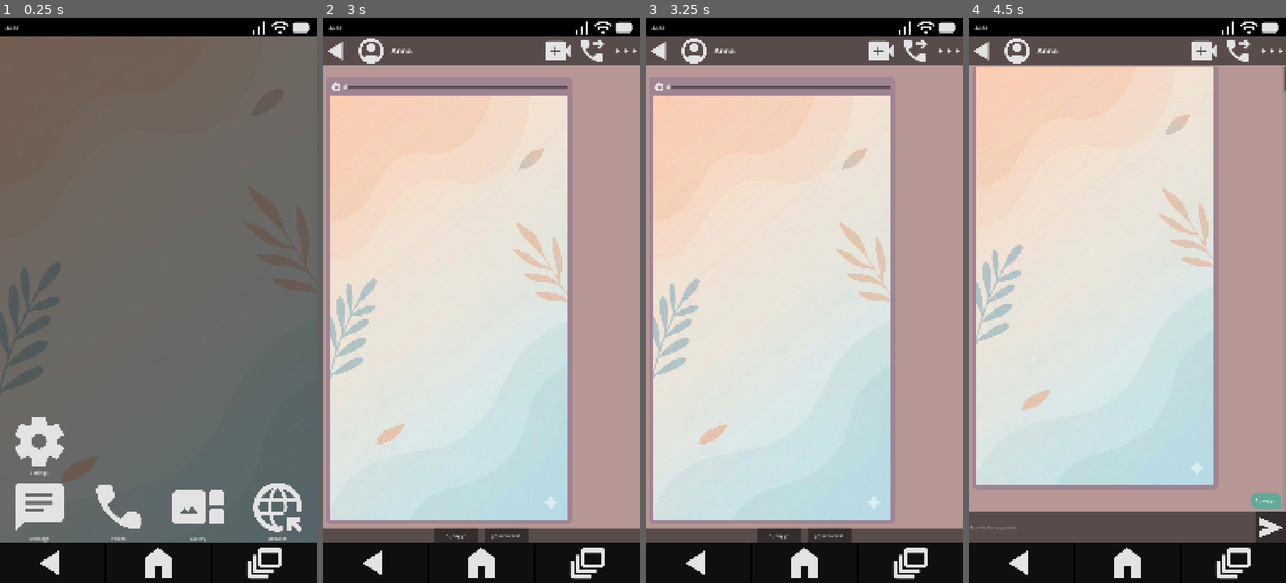
Above: before the commit, frames 1-4 (left to right).
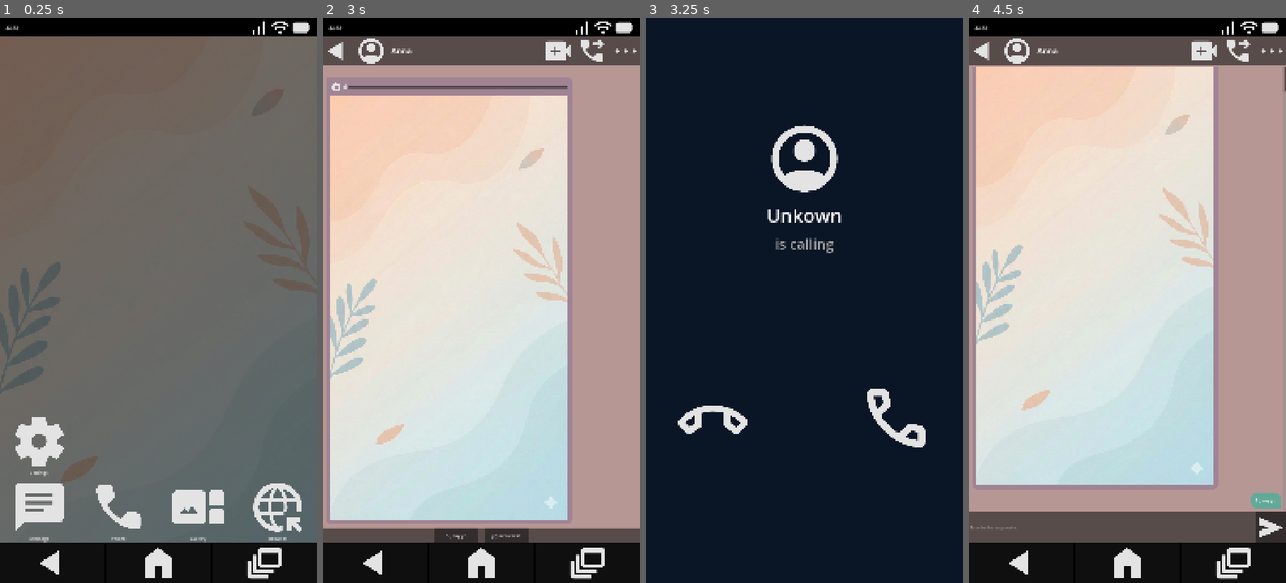
Above: after the commit, the same moments.

Repository: AlfredoCamarena/GD-Phone
Game: Godot game, scene res://_System/Main/main.tscn
Same seed, same stepped clock (60 frames per second), same inputs: the game is played once before the commit and once after it. Sound files missing from this copy of the repository are replaced by a short silence.
Inputs (mouse positions are in pixels of both pictures, inside the frame that each line leads up to):
- Up to frame 1 (0.25 s): no input
- Up to frame 2 (3 s): click "Message" at 0.5 s; click (481, 74) at 1.25 s; click (335, 85) at 2 s; click (335, 85) at 2.75 s
- Up to frame 3 (3.25 s): no input
- Up to frame 4 (4.5 s): click (1035, 419) at 3.52 s; click "Sí, soy yo" at 4.25 s

Frames 1-2 are identical in both runs. In frame 3, 93% of the frame differs, in the area x 0-100%, y 0-100%; in frame 4, nothing differs.

Commit message:
Add incoming call overlay

Diff:
--- a/Apps/0_Home/home_app.tscn
+++ b/Apps/0_Home/home_app.tscn
@@ -1,12 +1,12 @@
 [gd_scene load_steps=9 format=3 uid="uid://dxh4bc7d5x1sv"]
 
 [ext_resource type="PackedScene" uid="uid://cudkmk2hvfj57" path="res://Apps/0_Home/AppIcon/app_icon.tscn" id="1_23q5x"]
-[ext_resource type="Texture2D" uid="uid://mxrcjhfkf1o7" path="res://_Assets/App Icons 256x265/message_app_icon.png" id="2_4h0ds"]
-[ext_resource type="Texture2D" uid="uid://cmc8b48g7y2p" path="res://_Assets/App Icons 256x265/phone_app_icon.png" id="3_dqfns"]
-[ext_resource type="Texture2D" uid="uid://bsl4l0x2dt81i" path="res://_Assets/App Icons 256x265/gallery_app_icon.png" id="4_4j4ky"]
+[ext_resource type="Texture2D" uid="uid://mxrcjhfkf1o7" path="res://_Assets/Image/App Icons 256x265/message_app_icon.png" id="2_4h0ds"]
+[ext_resource type="Texture2D" uid="uid://cmc8b48g7y2p" path="res://_Assets/Image/App Icons 256x265/phone_app_icon.png" id="3_dqfns"]
+[ext_resource type="Texture2D" uid="uid://bsl4l0x2dt81i" path="res://_Assets/Image/App Icons 256x265/gallery_app_icon.png" id="4_4j4ky"]
 [ext_resource type="PackedScene" uid="uid://mfr371hjogct" path="res://Apps/1_Chat/chat_app.tscn" id="4_6o7eo"]
-[ext_resource type="Texture2D" uid="uid://c3ljkvgrcrrdr" path="res://_Assets/App Icons 256x265/browser_app_icon.png" id="5_pb8ib"]
-[ext_resource type="Texture2D" uid="uid://b6p0abcgr5qtw" path="res://_Assets/App Icons 256x265/settings_app_icon.png" id="6_iyp04"]
+[ext_resource type="Texture2D" uid="uid://c3ljkvgrcrrdr" path="res://_Assets/Image/App Icons 256x265/browser_app_icon.png" id="5_pb8ib"]
+[ext_resource type="Texture2D" uid="uid://b6p0abcgr5qtw" path="res://_Assets/Image/App Icons 256x265/settings_app_icon.png" id="6_iyp04"]
 [ext_resource type="PackedScene" uid="uid://cabx0s08jbd7k" path="res://Apps/2_Gallery/gallery_app.tscn" id="7_pb8ib"]
 
 [node name="HomeApp" type="Control"]
--- a/Apps/1_Chat/ChatBubble/chat_bubble.tscn
+++ b/Apps/1_Chat/ChatBubble/chat_bubble.tscn
@@ -1,7 +1,7 @@
 [gd_scene load_steps=3 format=3 uid="uid://cen32adkpntg4"]
 
 [ext_resource type="Script" uid="uid://dxa71id6av5w" path="res://Apps/1_Chat/ChatBubble/chat_bubble.gd" id="1_kw4iq"]
-[ext_resource type="Texture2D" uid="uid://cgvlgswhkb262" path="res://_Assets/Gallery 128x128/media_play.png" id="2_mxkyg"]
+[ext_resource type="Texture2D" uid="uid://cgvlgswhkb262" path="res://_Assets/Image/Gallery 128x128/media_play.png" id="2_mxkyg"]
 
 [node name="ChatBubble" type="PanelContainer"]
 offset_right = 148.0
--- a/Apps/1_Chat/ChatDetail/chat_detail.tscn
+++ b/Apps/1_Chat/ChatDetail/chat_detail.tscn
@@ -1,12 +1,12 @@
 [gd_scene load_steps=8 format=3 uid="uid://c6slh871de23t"]
 
 [ext_resource type="Script" uid="uid://drj56ojjrpoti" path="res://Apps/1_Chat/ChatDetail/chat_detail.gd" id="1_bkvpm"]
-[ext_resource type="Texture2D" uid="uid://ds7ic48ku3bl2" path="res://_Assets/NavBar128x128/nav_back.png" id="2_o77o1"]
-[ext_resource type="Texture2D" uid="uid://fi042hb8xr13" path="res://_Assets/Avatars 256x256/default_avatar.png" id="3_w0bou"]
-[ext_resource type="Texture2D" uid="uid://d3uso2e0sd8q1" path="res://_Assets/Chat 96x96/video_call.png" id="4_32lo3"]
-[ext_resource type="Texture2D" uid="uid://d2gi3lcrxkkxb" path="res://_Assets/Chat 96x96/send_arrow.png" id="4_w0bou"]
-[ext_resource type="Texture2D" uid="uid://psfg7gbmafvf" path="res://_Assets/Chat 96x96/voice_call.png" id="5_6xbe8"]
-[ext_resource type="Texture2D" uid="uid://3ccjf4vdc77e" path="res://_Assets/Chat 96x96/option_dots.png" id="6_4sh2e"]
+[ext_resource type="Texture2D" uid="uid://ds7ic48ku3bl2" path="res://_Assets/Image/NavBar128x128/nav_back.png" id="2_o77o1"]
+[ext_resource type="Texture2D" uid="uid://fi042hb8xr13" path="res://_Assets/Image/Avatars 256x256/default_avatar.png" id="3_w0bou"]
+[ext_resource type="Texture2D" uid="uid://d3uso2e0sd8q1" path="res://_Assets/Image/Chat 96x96/video_call.png" id="4_32lo3"]
+[ext_resource type="Texture2D" uid="uid://d2gi3lcrxkkxb" path="res://_Assets/Image/Chat 96x96/send_arrow.png" id="4_w0bou"]
+[ext_resource type="Texture2D" uid="uid://psfg7gbmafvf" path="res://_Assets/Image/Chat 96x96/voice_call.png" id="5_6xbe8"]
+[ext_resource type="Texture2D" uid="uid://3ccjf4vdc77e" path="res://_Assets/Image/Chat 96x96/option_dots.png" id="6_4sh2e"]
 
 [node name="ChatDetail" type="Control"]
 layout_mode = 3
--- a/Apps/1_Chat/ChatRow/ChatRow.tscn
+++ b/Apps/1_Chat/ChatRow/ChatRow.tscn
@@ -1,7 +1,7 @@
 [gd_scene load_steps=3 format=3 uid="uid://f447clfv0fb1"]
 
 [ext_resource type="Script" uid="uid://cixao8ua2cb8r" path="res://Apps/1_Chat/ChatRow/chat_row.gd" id="1_xals4"]
-[ext_resource type="Texture2D" uid="uid://fi042hb8xr13" path="res://_Assets/Avatars 256x256/default_avatar.png" id="1_yf8o3"]
+[ext_resource type="Texture2D" uid="uid://fi042hb8xr13" path="res://_Assets/Image/Avatars 256x256/default_avatar.png" id="1_yf8o3"]
 
 [node name="ChatRow" type="Button"]
 custom_minimum_size = Vector2(0, 100)
--- a/Apps/2_Gallery/PhotoViewer/photo_viewer.tscn
+++ b/Apps/2_Gallery/PhotoViewer/photo_viewer.tscn
@@ -1,6 +1,6 @@
 [gd_scene load_steps=4 format=3 uid="uid://bydnmqg2wvxu6"]
 
-[ext_resource type="Texture2D" uid="uid://ds7ic48ku3bl2" path="res://_Assets/NavBar128x128/nav_back.png" id="1_4nosk"]
+[ext_resource type="Texture2D" uid="uid://ds7ic48ku3bl2" path="res://_Assets/Image/NavBar128x128/nav_back.png" id="1_4nosk"]
 [ext_resource type="Script" uid="uid://dyo4phhdrrtd4" path="res://Apps/2_Gallery/PhotoViewer/photo_viewer.gd" id="1_pedar"]
 
 [sub_resource type="StyleBoxFlat" id="StyleBoxFlat_pedar"]
--- a/GameContent/Data/Chats/anna_chat.tres
+++ b/GameContent/Data/Chats/anna_chat.tres
@@ -3,7 +3,7 @@
 [ext_resource type="Script" uid="uid://dbte7kxlkuhtf" path="res://_System/Resources/MessageData.gd" id="1_4bhi4"]
 [ext_resource type="Resource" uid="uid://w3jk8n06ho3m" path="res://GameContent/Data/Messages/Anna/1_hola.tres" id="2_lkk1x"]
 [ext_resource type="Script" uid="uid://r6alea8oi7u3" path="res://_System/Resources/ChatData.gd" id="2_pejcp"]
-[ext_resource type="Texture2D" uid="uid://fi042hb8xr13" path="res://_Assets/Avatars 256x256/default_avatar.png" id="4_0na06"]
+[ext_resource type="Texture2D" uid="uid://fi042hb8xr13" path="res://_Assets/Image/Avatars 256x256/default_avatar.png" id="4_0na06"]
 
 [resource]
 script = ExtResource("2_pejcp")
--- a/_System/Main/main.gd
+++ b/_System/Main/main.gd
@@ -2,6 +2,7 @@
 
 @onready var app_container: Control = %AppContainer
 @onready var home_button: Button = %HomeButton
+@onready var call_screen: CallScreen = %CallScreen
 
 @export var home_scene: PackedScene
 
@@ -14,6 +15,10 @@
 func _ready() -> void:
 	_connect_signals()
 
+	# TODO: Quitar llamada de prueba
+	await get_tree().create_timer(3.0).timeout
+	call_screen.start_call()
+
 
 func _open_app(scene: PackedScene) -> void:
 	_clear_app_container()
--- a/_System/Main/main.tscn
+++ b/_System/Main/main.tscn
@@ -1,13 +1,14 @@
-[gd_scene load_steps=10 format=3 uid="uid://cqaw32aqudvwb"]
+[gd_scene load_steps=11 format=3 uid="uid://cqaw32aqudvwb"]
 
 [ext_resource type="Script" uid="uid://cnl5785aty0nt" path="res://_System/Main/main.gd" id="1_dft58"]
 [ext_resource type="Texture2D" uid="uid://1o7wvfa15rv8" path="res://GameContent/Assets/Images/_default_wallpaper.png" id="1_jpee4"]
 [ext_resource type="Script" uid="uid://byx3j6wqc4skd" path="res://_System/SafeZoneContainer/safe_zone_container.gd" id="2_dft58"]
+[ext_resource type="PackedScene" uid="uid://bb2mvtm3s6mkf" path="res://_System/Overlays/CallScreen/call_screen.tscn" id="3_5vu0n"]
 [ext_resource type="PackedScene" uid="uid://cl406pxpjjv11" path="res://_System/StatusBar/status_bar.tscn" id="3_dnpl7"]
 [ext_resource type="PackedScene" uid="uid://dxh4bc7d5x1sv" path="res://Apps/0_Home/home_app.tscn" id="4_w0imb"]
-[ext_resource type="Texture2D" uid="uid://ds7ic48ku3bl2" path="res://_Assets/NavBar128x128/nav_back.png" id="6_wsokd"]
-[ext_resource type="Texture2D" uid="uid://bsq86moe1s3yn" path="res://_Assets/NavBar128x128/nav_home.png" id="7_5vu0n"]
-[ext_resource type="Texture2D" uid="uid://c1dsjllm4uigt" path="res://_Assets/NavBar128x128/nav_recent.png" id="8_rhpyp"]
+[ext_resource type="Texture2D" uid="uid://ds7ic48ku3bl2" path="res://_Assets/Image/NavBar128x128/nav_back.png" id="6_wsokd"]
+[ext_resource type="Texture2D" uid="uid://bsq86moe1s3yn" path="res://_Assets/Image/NavBar128x128/nav_home.png" id="7_5vu0n"]
+[ext_resource type="Texture2D" uid="uid://c1dsjllm4uigt" path="res://_Assets/Image/NavBar128x128/nav_recent.png" id="8_rhpyp"]
 
 [sub_resource type="StyleBoxFlat" id="StyleBoxFlat_0xm2m"]
 bg_color = Color(0, 0, 0, 1)
@@ -28,6 +29,10 @@
 visible = false
 offset_right = 40.0
 offset_bottom = 40.0
+
+[node name="CallScreen" parent="CanvasLayer" instance=ExtResource("3_5vu0n")]
+unique_name_in_owner = true
+visible = false
 
 [node name="UnsafeZoneCover" type="ColorRect" parent="."]
 layout_mode = 1
--- /dev/null
+++ b/_System/Overlays/CallScreen/call_screen.gd
@@ -0,0 +1,43 @@
+class_name CallScreen
+extends Control
+
+signal call_accepted
+signal call_declined
+
+@onready var photo_rect: TextureRect = %PhotoRect
+@onready var name_label: Label = %NameLabel
+@onready var status_label: Label = %StatusLabel
+@onready var decline_button: Button = %DeclineButton
+@onready var accept_button: Button = %AcceptButton
+@onready var ringtone_player: AudioStreamPlayer = %RingtonePlayer
+
+func _ready() -> void:
+	accept_button.pressed.connect(_on_accept)
+	decline_button.pressed.connect(_on_decline)
+
+
+func start_call(contact_name: String = "Unkown", photo: Texture2D = null) -> void:
+	status_label.text = "is calling"
+	name_label.text = contact_name
+	if photo:
+		photo_rect.texture = photo
+
+	show()
+	ringtone_player.play()
+
+
+func _on_accept() -> void:
+	call_accepted.emit()
+	#TODO: Agregar pantalla de llamada activa
+	stop_call()
+
+
+func _on_decline() -> void:
+	status_label.text = "call declined"
+	call_declined.emit()
+	stop_call()
+
+
+func stop_call() -> void:
+	hide()
+	ringtone_player.stop()
--- /dev/null
+++ b/_System/Overlays/CallScreen/call_screen.tscn
@@ -0,0 +1,96 @@
+[gd_scene load_steps=6 format=3 uid="uid://bb2mvtm3s6mkf"]
+
+[ext_resource type="Script" uid="uid://bbrpyoqgfl8ky" path="res://_System/Overlays/CallScreen/call_screen.gd" id="1_3f0ak"]
+[ext_resource type="Texture2D" uid="uid://fi042hb8xr13" path="res://_Assets/Image/Avatars 256x256/default_avatar.png" id="2_85jt8"]
+[ext_resource type="Texture2D" uid="uid://pgvnlm3k11ke" path="res://_Assets/Image/CallScreen 256x256/call_end.png" id="2_exmy1"]
+[ext_resource type="AudioStream" uid="uid://k7j08kpsterw" path="res://_Assets/Sound/ringtone.ogg" id="2_pibj0"]
+[ext_resource type="Texture2D" uid="uid://gdryq7lyjohw" path="res://_Assets/Image/CallScreen 256x256/call.png" id="3_3f0ak"]
+
+[node name="CallScreen" type="Control"]
+layout_mode = 3
+anchors_preset = 15
+anchor_right = 1.0
+anchor_bottom = 1.0
+grow_horizontal = 2
+grow_vertical = 2
+script = ExtResource("1_3f0ak")
+
+[node name="RingtonePlayer" type="AudioStreamPlayer" parent="."]
+unique_name_in_owner = true
+stream = ExtResource("2_pibj0")
+
+[node name="Background" type="ColorRect" parent="."]
+layout_mode = 1
+anchors_preset = 15
+anchor_right = 1.0
+anchor_bottom = 1.0
+grow_horizontal = 2
+grow_vertical = 2
+color = Color(0.039215688, 0.08235294, 0.14509805, 1)
+
+[node name="MainContainer" type="MarginContainer" parent="."]
+layout_mode = 1
+anchors_preset = 15
+anchor_right = 1.0
+anchor_bottom = 1.0
+grow_horizontal = 2
+grow_vertical = 2
+theme_override_constants/margin_left = 100
+theme_override_constants/margin_top = 350
+theme_override_constants/margin_right = 100
+theme_override_constants/margin_bottom = 20
+
+[node name="VBoxContainer" type="VBoxContainer" parent="MainContainer"]
+layout_mode = 2
+theme_override_constants/separation = 20
+
+[node name="PhotoRect" type="TextureRect" parent="MainContainer/VBoxContainer"]
+unique_name_in_owner = true
+custom_minimum_size = Vector2(256, 256)
+layout_mode = 2
+size_flags_horizontal = 4
+texture = ExtResource("2_85jt8")
+expand_mode = 1
+stretch_mode = 5
+
+[node name="NameLabel" type="Label" parent="MainContainer/VBoxContainer"]
+unique_name_in_owner = true
+layout_mode = 2
+size_flags_horizontal = 4
+theme_override_font_sizes/font_size = 64
+text = "Unknown"
+
+[node name="StatusLabel" type="Label" parent="MainContainer/VBoxContainer"]
+unique_name_in_owner = true
+layout_mode = 2
+size_flags_horizontal = 4
+theme_override_colors/font_color = Color(0.646029, 0.646029, 0.646029, 1)
+theme_override_font_sizes/font_size = 48
+text = "is calling"
+
+[node name="ButtonsContainer" type="HBoxContainer" parent="MainContainer/VBoxContainer"]
+layout_mode = 2
+size_flags_vertical = 6
+theme_override_constants/separation = 100
+
+[node name="DeclineButton" type="Button" parent="MainContainer/VBoxContainer/ButtonsContainer"]
+unique_name_in_owner = true
+custom_minimum_size = Vector2(256, 256)
+layout_mode = 2
+focus_mode = 0
+icon = ExtResource("2_exmy1")
+flat = true
+expand_icon = true
+
+[node name="Separator" type="Control" parent="MainContainer/VBoxContainer/ButtonsContainer"]
+layout_mode = 2
+size_flags_horizontal = 3
+
+[node name="AcceptButton" type="Button" parent="MainContainer/VBoxContainer/ButtonsContainer"]
+unique_name_in_owner = true
+custom_minimum_size = Vector2(256, 256)
+layout_mode = 2
+focus_mode = 0
+icon = ExtResource("3_3f0ak")
+flat = true
+expand_icon = true
--- a/_System/StatusBar/status_bar.tscn
+++ b/_System/StatusBar/status_bar.tscn
@@ -1,9 +1,9 @@
 [gd_scene load_steps=6 format=3 uid="uid://cl406pxpjjv11"]
 
 [ext_resource type="Script" uid="uid://b67bnywm1tplc" path="res://_System/StatusBar/status_bar.gd" id="1_spint"]
-[ext_resource type="Texture2D" uid="uid://bniffdrglfqkf" path="res://_Assets/StatusBar64x64/battery.png" id="2_k28ht"]
-[ext_resource type="Texture2D" uid="uid://xtp18d4t7mcp" path="res://_Assets/StatusBar64x64/signal_cellular.png" id="2_xivyt"]
-[ext_resource type="Texture2D" uid="uid://cru06mcd5v8p3" path="res://_Assets/StatusBar64x64/wifi.png" id="3_up37j"]
+[ext_resource type="Texture2D" uid="uid://bniffdrglfqkf" path="res://_Assets/Image/StatusBar64x64/battery.png" id="2_k28ht"]
+[ext_resource type="Texture2D" uid="uid://xtp18d4t7mcp" path="res://_Assets/Image/StatusBar64x64/signal_cellular.png" id="2_xivyt"]
+[ext_resource type="Texture2D" uid="uid://cru06mcd5v8p3" path="res://_Assets/Image/StatusBar64x64/wifi.png" id="3_up37j"]
 
 [sub_resource type="StyleBoxFlat" id="StyleBoxFlat_xivyt"]
 bg_color = Color(0, 0, 0, 1)
Not shown, removed: _Assets/App Icons 256x265/browser_app_icon.png.import
Not shown, removed: _Assets/App Icons 256x265/calendar_app_icon.png.import
Not shown, removed: _Assets/App Icons 256x265/gallery_app_icon.png.import
Not shown, removed: _Assets/App Icons 256x265/message_app_icon.png.import
Not shown, removed: _Assets/App Icons 256x265/phone_app_icon.png.import
Not shown, removed: _Assets/App Icons 256x265/settings_app_icon.png.import
Not shown, removed: _Assets/Avatars 256x256/default_avatar.png.import
Not shown, removed: _Assets/Chat 96x96/attachment_clip.png.import
Not shown, removed: _Assets/Chat 96x96/camera_icon.png.import
Not shown, removed: _Assets/Chat 96x96/emoji_smile.png.import
Not shown, removed: _Assets/Chat 96x96/feedback 64x64/check.png.import
Not shown, removed: _Assets/Chat 96x96/feedback 64x64/clock.png.import
(and 85 more such lines)
